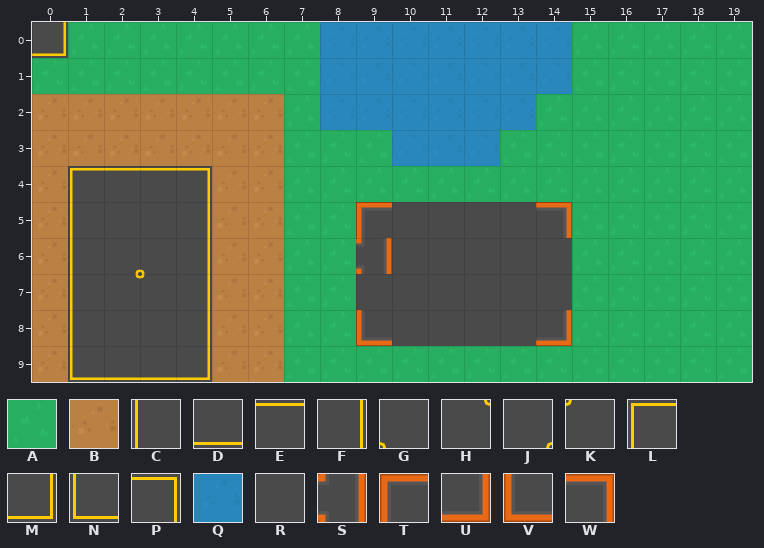
Level history. Tiled map: BeatEmAll/assets/tileMap_1280_640.tmx. That is the earlier state.
Cells are 64x64 px. Shown: x 0..19, y 0..9.
Key: from "gametiles": A 0 "tile_01", B 1 "tile_05", C 2 "tile_28", D 2 turned 270 "tile_28", E 2 turned 90 "tile_28", F 3 "tile_29", G 5 "tile_32", H 5 turned 180 "tile_32", J 5 turned 270 "tile_32", K 5 turned 90 "tile_32", L 6 "tile_33", M 6 turned 180 "tile_33", N 6 turned 270 "tile_33", P 7 "tile_34", Q 8 "tile_19", R 12 "tile_86", S 16 turned 90 "tile_112", T 20 "tile_116", U 20 turned 180 "tile_116", V 20 turned 270 "tile_116", W 20 turned 90 "tile_116".
_ is an empty cell.
Layer "DefaultMap" before, first column x 0:
 0 MAAAAAAAQQQQQQQAAAAA
 1 AAAAAAAAQQQQQQQAAAAA
 2 BBBBBBBAQQQQQQAAAAAA
 3 BBBBBBBAAAQQQAAAAAAA
 4 BLEEPBBAAAAAAAAAAAAA
 5 BCRRFBBAATRRRRWAAAAA
 6 BCJGFBBAASRRRRRAAAAA
 7 BCHKFBBAARRRRRRAAAAA
 8 BCRRFBBAAVRRRRUAAAAA
 9 BNDDMBBAAAAAAAAAAAAA
Now the later version:
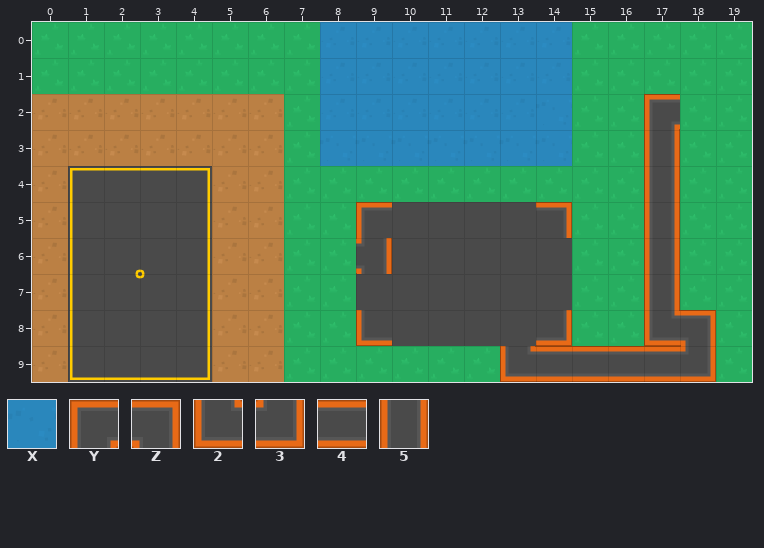
Further tiles: from "gametiles": X 9 "tile_20", Y 13 "tile_109", Z 13 flipped left-right "tile_109", 2 13 flipped up-down "tile_109", 3 13 turned 180 "tile_109", 4 15 "tile_111", 5 22 "tile_138".
From old to new:
Changed rows in their new state; . is an unchanged cell.
Layer "DefaultMap":
first column x 0:
 0 A..................
 2 ..............X..Y.
 3 ........XX...XX..5.
 4 .................5.
 5 .................5.
 6 .................5.
 7 .................5.
 8 .................2Z
 9 .............244443
Pixel boxes of the changes (left, top, right, bottom) in both pictures:
changed: (32, 22, 68, 58)
changed: (500, 94, 716, 382)
changed: (320, 130, 392, 166)
